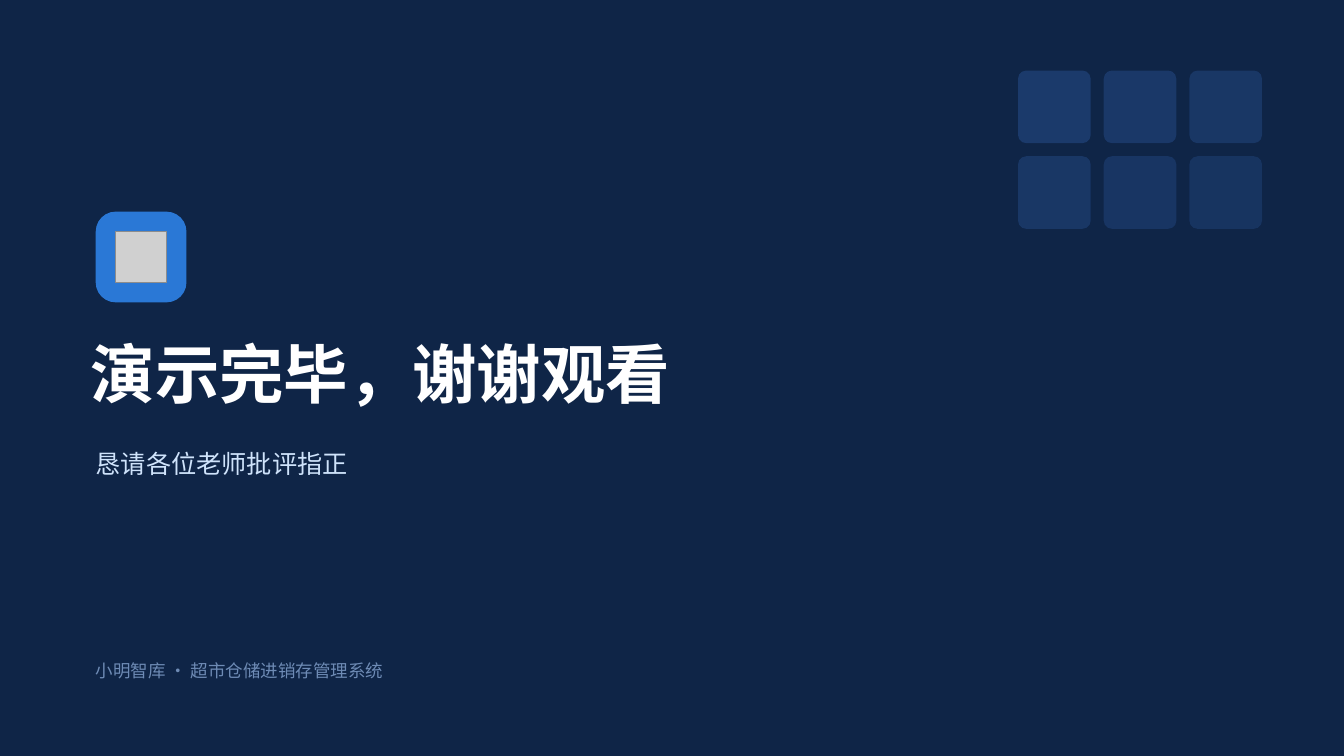
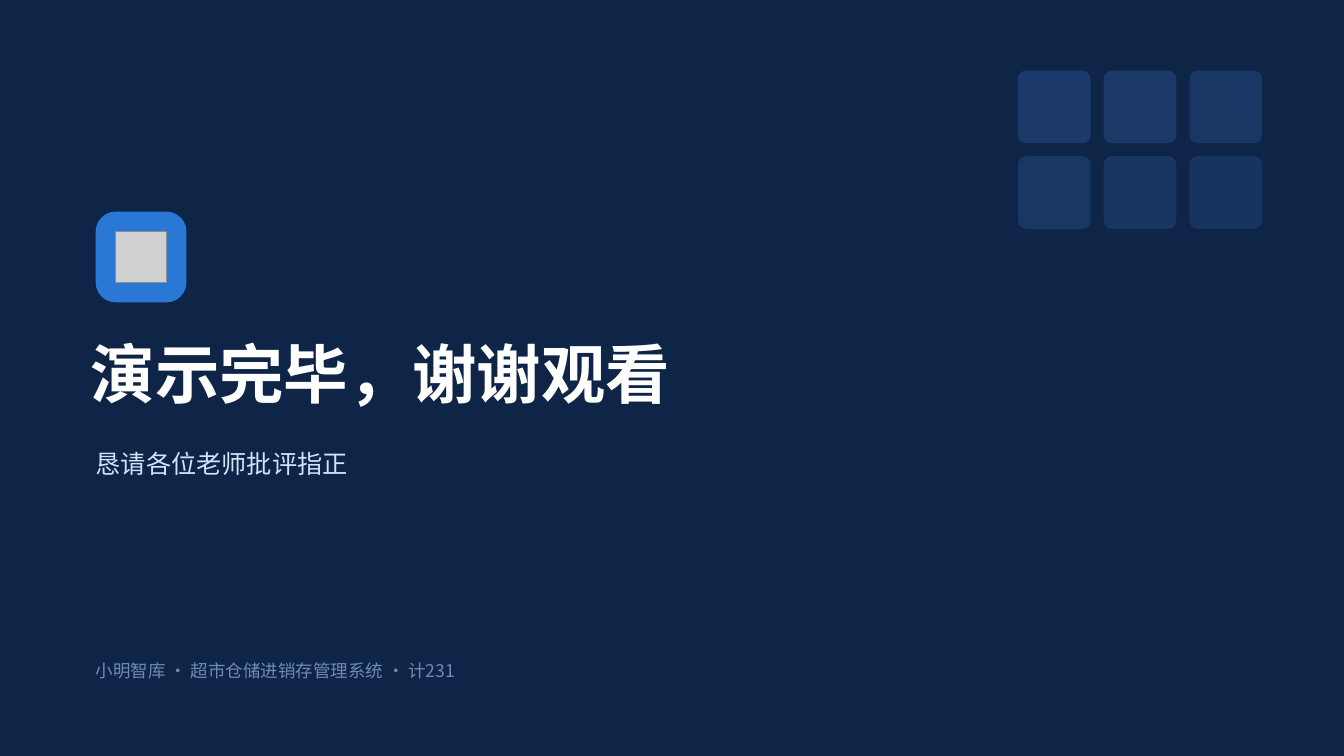
Before and after one commit to bal483836-ctrl/Warehouse_MS, a slide deck: slide 17 of 小明智库-答辩汇报.pptx. Drawn at 1344x756 pixels with LibreOffice and Linux fonts; fonts in the diff are those of the drawing; grey boxes stand for pictures. Boxes give left, top, right and bottom in pixels: in the first picture for what was removed or moved away, otherwise in the second. Text is boxed around its words. In the diff, an @@ line names an element or a change of style, - is before the commit and + after.

```diff
--- a/小明智库-答辩汇报.pptx
+++ b/小明智库-答辩汇报.pptx
@@ text at [96,662,455,679]: text changed @@
-小明智库 · 超市仓储进销存管理系统
+小明智库 · 超市仓储进销存管理系统 · 计231
```
Also in this commit, not shown: 13 other slides changed, 3 slides added, 3 slides removed.
